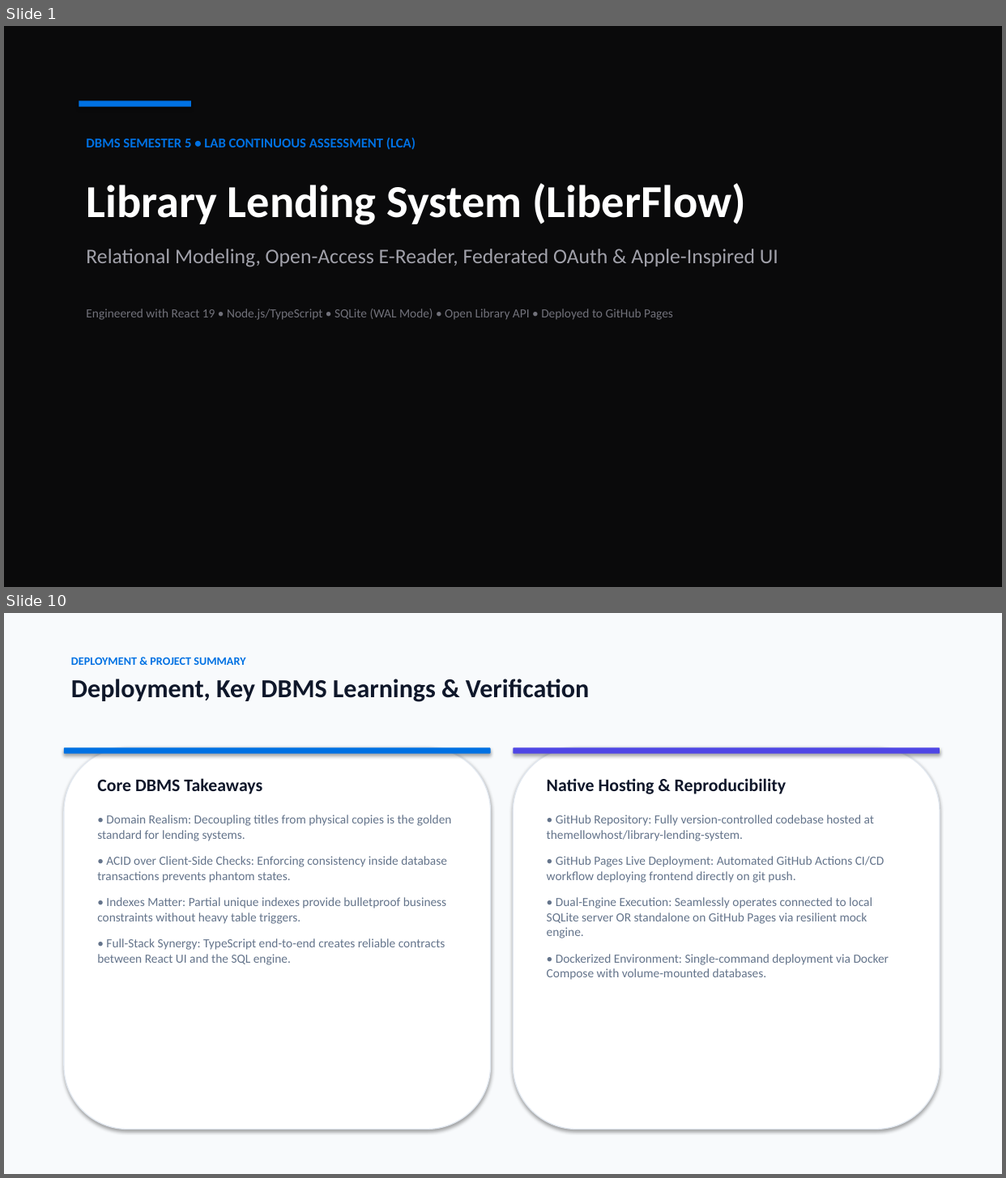
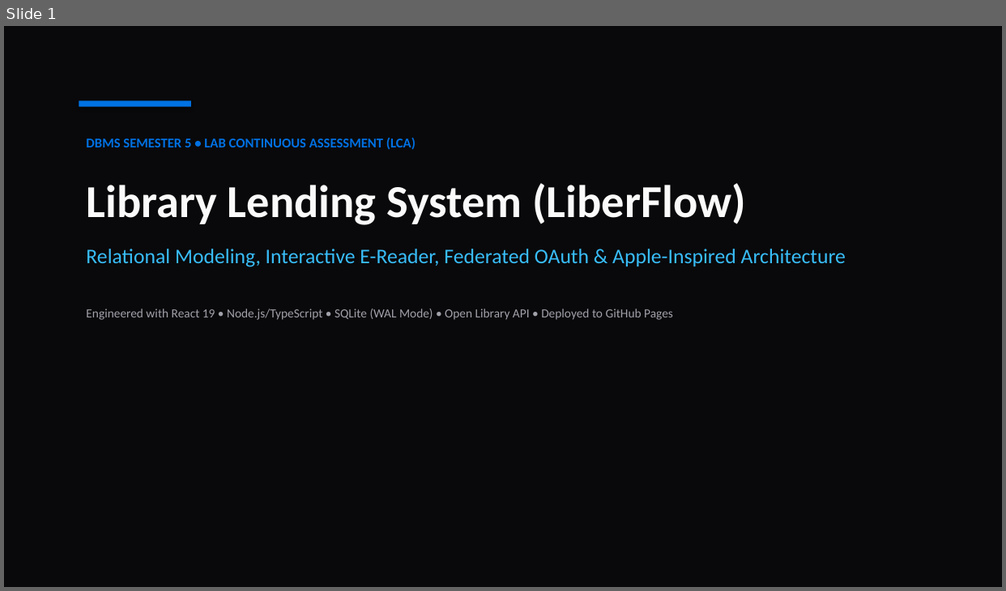
Before and after one commit to themellowhost/library-lending-system, a slide deck: Library_Lending_System_Presentation.pptx. Shown one above the other, each under a label of ours: slides 1 and 10 before the commit, slide 1 after it; the slides between them are not shown. The pictures are 1006x1178 and 1006x591 pixels, drawn with LibreOffice and Linux fonts; fonts in the diff are those of the drawing. Boxes give left, top, right and bottom in pixels: in the first picture for what was removed or moved away, otherwise in the second. Text is boxed around its words. In the diff, an @@ line names an element or a change of style, - is before the commit and + after.

Commit message:
docs: Make presentation 100% dark theme and embed high-res relational ER diagram

```diff
--- a/Library_Lending_System_Presentation.pptx
+++ b/Library_Lending_System_Presentation.pptx
@@ slide 10 removed at bbox=[4, 613, 1002, 1174], background #FFFFFF @@
@@ rectangle removed at bbox=[4, 613, 1002, 1174] @@
@@ text removed at bbox=[71, 657, 589, 702] @@
-DEPLOYMENT & PROJECT SUMMARY
-Deployment, Key DBMS Learnings & Verification
@@ rounded rectangle removed at bbox=[64, 747, 491, 1130] @@
@@ rounded rectangle removed at bbox=[64, 747, 491, 754] @@
@@ rounded rectangle removed at bbox=[513, 747, 940, 1130] @@
@@ rounded rectangle removed at bbox=[513, 747, 940, 754] @@
@@ text removed at bbox=[97, 778, 452, 965] @@
-Core DBMS Takeaways
-• Domain Realism: Decoupling titles from physical copies is the golden standard for lending systems.
-• ACID over Client-Side Checks: Enforcing consistency inside database transactions prevents phantom states.
-• Indexes Matter: Partial unique indexes provide bulletproof business constraints without heavy table triggers.
-• Full-Stack Synergy: TypeScript end-to-end creates reliable contracts between React UI and the SQL engine.
@@ text removed at bbox=[547, 778, 889, 980] @@
-Native Hosting & Reproducibility
-• GitHub Repository: Fully version-controlled codebase hosted at themellowhost/library-lending-system.
-• GitHub Pages Live Deployment: Automated GitHub Actions CI/CD workflow deploying frontend directly on git push.
-• Dual-Engine Execution: Seamlessly operates connected to local SQLite server OR standalone on GitHub Pages via resilient mock engine.
-• Dockerized Environment: Single-command deployment via Docker Compose with volume-mounted databases.
@@ slide 1 changed as well @@
@@ background #FFFFFF to #09090B @@
@@ rectangle removed at bbox=[4, 26, 1002, 587] @@
@@ text at bbox=[86, 183, 746, 320]: text colour #FFFFFF to #FAFAFA in "Library Lending System (LiberFlow)"; text colour #71717A to #A1A1AA in "Engineered with React 19 • Node.js/TypeScript • ..." @@
@@ text at bbox=[86, 249, 846, 267]: text changed; text colour #A1A1AA to #38BDF8 @@
-Relational Modeling, Open-Access E-Reader, Federated OAuth & Apple-Inspired UI
+Relational Modeling, Interactive E-Reader, Federated OAuth & Apple-Inspired Architecture
```
Also in this commit, not shown: 7 other slides changed, 2 slides added, 1 other slide removed, 3 other files.
